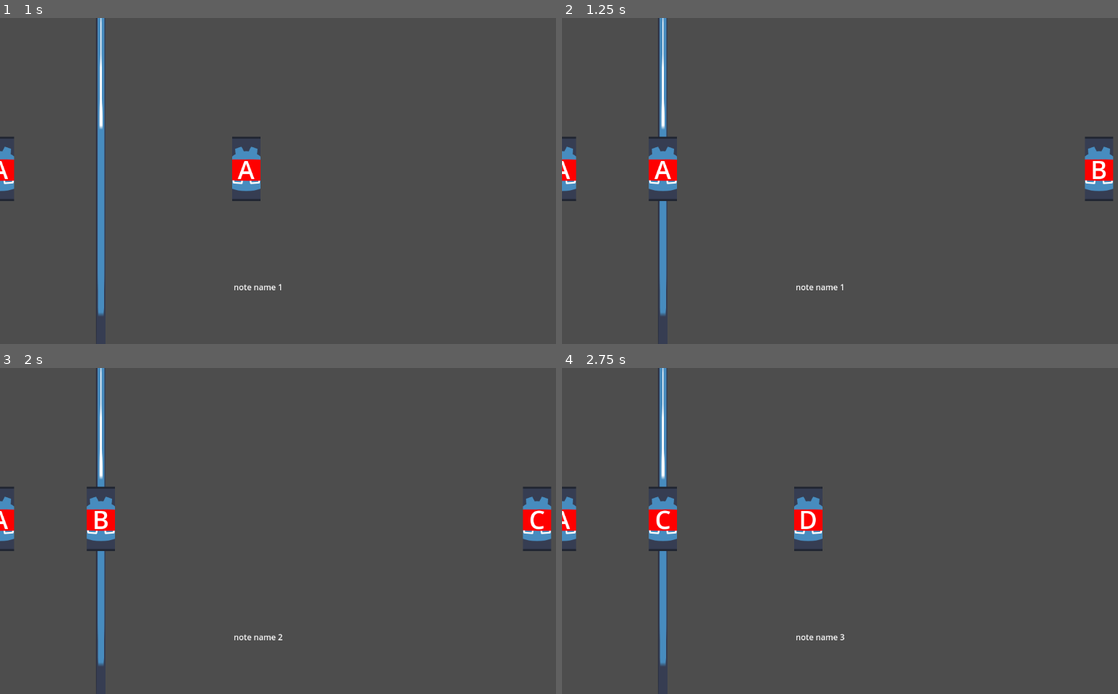
Above: before the commit, frames 1-4 (two rows, left to right).
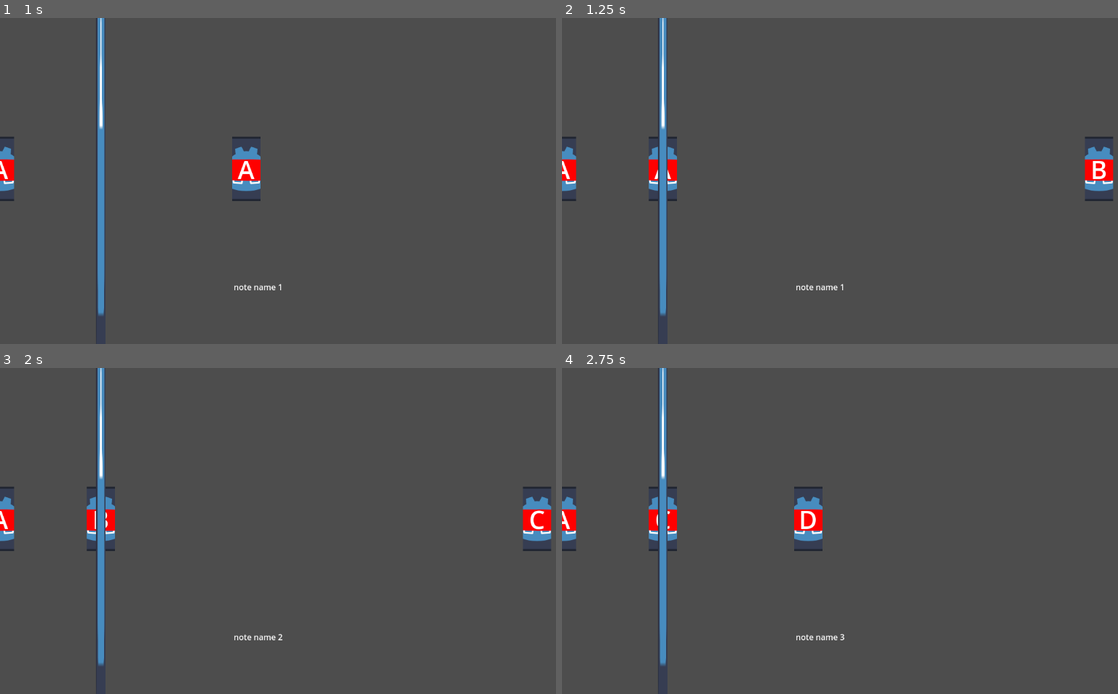
Above: after the commit, the same moments.

Repository: ValorZard/BandGame
Game: Godot game, scene res://TestScene.tscn
Same seed, same stepped clock (60 frames per second), same inputs: the game is played once before the commit and once after it. The engine's default icon, where the game draws it, is replaced by a stand-in: a white triangle on a blue panel in a dark square.
Inputs (mouse positions are in pixels of both pictures, inside the frame that each line leads up to):
- Up to frame 1 (1 s): move the mouse to (417, 164) at 0.52 s; tap A (note1) at 0.6 s; click (417, 164) at 0.67 s; tap S (note2) at 0.8 s
- Up to frame 2 (1.25 s): no input
- Up to frame 3 (2 s): move the mouse to (172, 547) at 1.27 s; tap S (note2) at 1.35 s; click (172, 547) at 1.42 s; tap D (note3) at 1.55 s
- Up to frame 4 (2.75 s): move the mouse to (912, 459) at 2.02 s; tap D (note3) at 2.1 s; click (912, 459) at 2.17 s; tap F (note4) at 2.3 s

Frame 1 is identical in both runs. In frame 2, 0.3% of the frame differs, in the area x 17-19%, y 36-57%; in frame 3, 0.3%; in frame 4, 0.3%.

Commit message:
refactor part 2

Diff:
--- a/HitDetector.gd
+++ b/HitDetector.gd
@@ -42,57 +42,12 @@
 
 	$HitZone.position.y = GameManager.hit_zone_left_offset
 
-	load_beatmap()
+	note_array = RhythmGameUtils.load_beatmap(beatmap_file_path)
 
 #	note_array.append(Note.new(NOTES.A, 1.25))
 #	note_array.append(Note.new(NOTES.B, 1.5))
 #	note_array.append(Note.new(NOTES.C, 1.75))
 #	note_array.append(Note.new(NOTES.D, 2.0))
-
-func load_beatmap():
-	var file = FileAccess.open(beatmap_file_path, FileAccess.READ)
-	var content = file.get_as_text()
-	var json = JSON.new()
-	var error = json.parse(content)
-	if error == OK:
-		var data_received = json.data
-		if typeof(data_received) == TYPE_DICTIONARY:
-			# actually convert our json data into usable beatmap data
-			for note_data in data_received["notes"]:
-				# parse each note and convert into actual note object
-				var note_name : RhythmGameUtils.NOTES
-				match note_data["name"]:
-					"A": note_name = RhythmGameUtils.NOTES.A
-					"B": note_name = RhythmGameUtils.NOTES.B
-					"C": note_name = RhythmGameUtils.NOTES.C
-					"D": note_name = RhythmGameUtils.NOTES.D
-					"E": note_name = RhythmGameUtils.NOTES.E
-				var note_start_time : float = note_data["start_time"]
-				note_array.append(RhythmGameUtils.Note.new(note_name, note_start_time))
-
-			# each member in the note array is a 2-tuple of [NoteObject, NoteSprite]
-			note_array = note_array.map(note_spawner)
-
-		else:
-			print("Unexpected data")
-	else:
-		print("JSON Parse Error: ", json.get_error_message(), " in ", content, " at line ", json.get_error_line())
-
-func note_spawner(note_obj : RhythmGameUtils.Note):
-	# Spawns a note sprite instance for every note object in the map array.
-	var new_note = note_sprite.instantiate()
-	# set the correct note label
-	match note_obj.note_name:
-		RhythmGameUtils.NOTES.A: new_note.get_node("NoteLabel").text = "A"
-		RhythmGameUtils.NOTES.B: new_note.get_node("NoteLabel").text = "B"
-		RhythmGameUtils.NOTES.C: new_note.get_node("NoteLabel").text = "C"
-		RhythmGameUtils.NOTES.D: new_note.get_node("NoteLabel").text = "D"
-		RhythmGameUtils.NOTES.E: new_note.get_node("NoteLabel").text = "E"
-	# set correct note position (hardcoded for now)
-	new_note.position.y = 300
-	add_child(new_note)
-
-	return [note_obj, new_note]
 
 func calculate_current_song_data():
 	# figure out what beat we're on
@@ -140,18 +95,18 @@
 	calculate_current_song_data()
 
 	if Input.is_action_just_pressed("note1"):
-		print("note1")
+		#print("note1")
 		# we want to calculate the time missed by to make the note perfect
 		# we want to center the note in the middle of the beat
 		hit_note(RhythmGameUtils.NOTES.A, note_array, time_elapsed_since_start)
 	if Input.is_action_just_pressed("note2"):
-		print("note2")
+		#print("note2")
 		hit_note(RhythmGameUtils.NOTES.B, note_array, time_elapsed_since_start)
 	if Input.is_action_just_pressed("note3"):
-		print("note3")
+		#print("note3")
 		hit_note(RhythmGameUtils.NOTES.C, note_array, time_elapsed_since_start)
 	if Input.is_action_just_pressed("note4"):
-		print("note4")
+		#print("note4")
 		hit_note(RhythmGameUtils.NOTES.D, note_array, time_elapsed_since_start)
 
 	# visual stuff
--- a/rhythm_game_utils.gd
+++ b/rhythm_game_utils.gd
@@ -36,3 +36,54 @@
 		super._init(note_name, start_time)
 		self.note_type = NOTE_TYPES.HOLD
 		self.end_time = end_time
+
+func load_beatmap(beatmap_file_path : String) -> Array:
+	var note_array : Array
+	# file stuff
+	var file = FileAccess.open(beatmap_file_path, FileAccess.READ)
+	var content = file.get_as_text()
+	# json stuff
+	var json = JSON.new()
+	var error = json.parse(content)
+	if error == OK:
+		var data_received = json.data
+		if typeof(data_received) == TYPE_DICTIONARY:
+			# actually convert our json data into usable beatmap data
+			for note_data in data_received["notes"]:
+				# parse each note and convert into actual note object
+				var note_name : RhythmGameUtils.NOTES
+				match note_data["name"]:
+					"A": note_name = NOTES.A
+					"B": note_name = NOTES.B
+					"C": note_name = NOTES.C
+					"D": note_name = NOTES.D
+					"E": note_name = NOTES.E
+				var note_start_time : float = note_data["start_time"]
+				note_array.append(RhythmGameUtils.Note.new(note_name, note_start_time))
+
+			# each member in the note array is a 2-tuple of [NoteObject, NoteSprite]
+			note_array = note_array.map(note_spawner)
+		else:
+			print("Unexpected data")
+	else:
+		print("JSON Parse Error: ", json.get_error_message(), " in ", content, " at line ", json.get_error_line())
+	# if this somehow fails, the note array will just be empty
+	return note_array
+
+func note_spawner(note_obj : RhythmGameUtils.Note):
+	# This reallllly shouldn't be hardcoded but we ball i guess
+	var note_sprite : PackedScene = preload("res://note.tscn")
+	# Spawns a note sprite instance for every note object in the map array.
+	var new_note = note_sprite.instantiate()
+	# set the correct note label
+	match note_obj.note_name:
+		NOTES.A: new_note.get_node("NoteLabel").text = "A"
+		NOTES.B: new_note.get_node("NoteLabel").text = "B"
+		NOTES.C: new_note.get_node("NoteLabel").text = "C"
+		NOTES.D: new_note.get_node("NoteLabel").text = "D"
+		NOTES.E: new_note.get_node("NoteLabel").text = "E"
+	# set correct note position (hardcoded for now)
+	new_note.position.y = 300
+	add_child(new_note)
+
+	return [note_obj, new_note]
